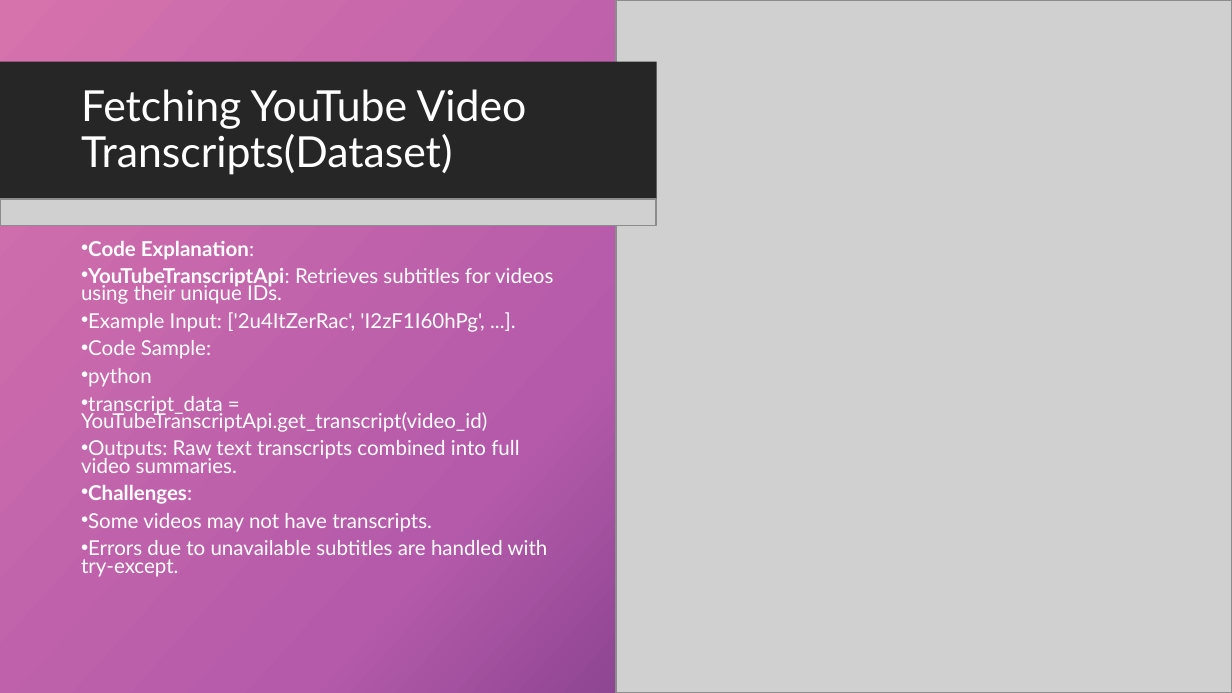
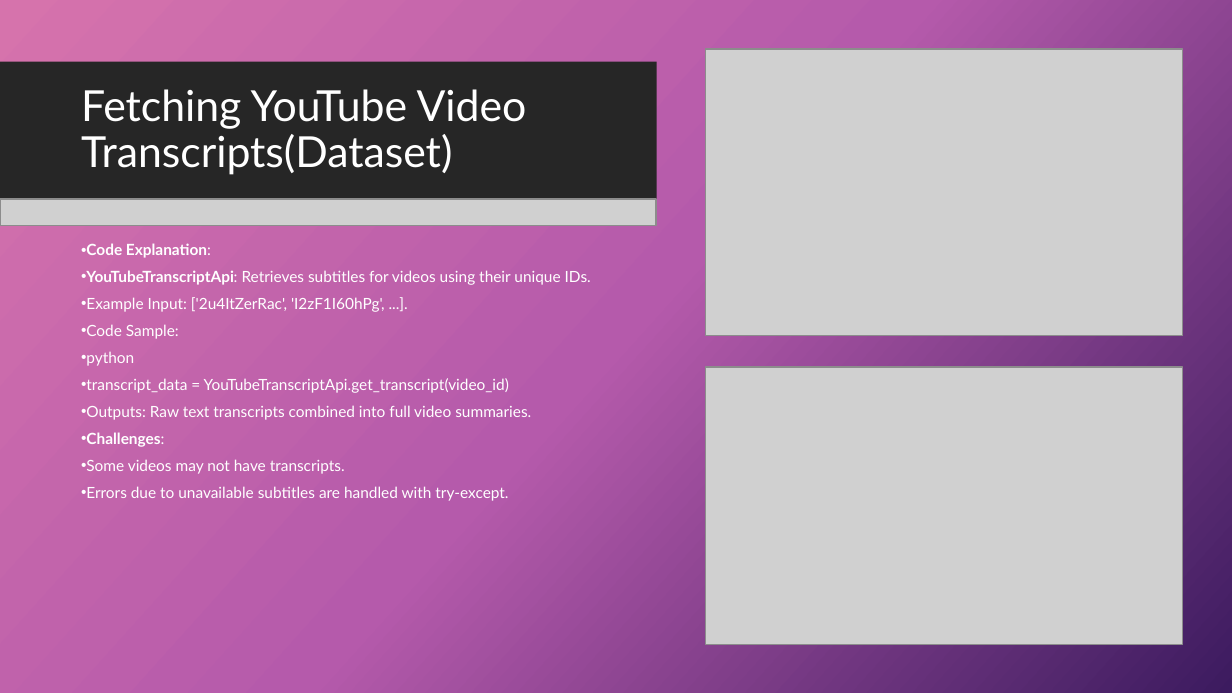
Before and after one commit to mehakhafeez/AIChatbot-for-Pros-and-Cons-of-living-in-Germany, a slide deck: slide 4 of Final Project Presentation.pptx. Drawn at 1232x693 pixels with LibreOffice and Linux fonts; fonts in the diff are those of the drawing; grey boxes stand for pictures; background and template pictures are left out. Boxes give left, top, right and bottom in pixels: in the first picture for what was removed or moved away, otherwise in the second. Text is boxed around its words. In the diff, an @@ line names an element or a change of style, - is before the commit and + after.

```diff
--- a/Final Project Presentation.pptx
+++ b/Final Project Presentation.pptx
@@ picture: place and size @@
-picture at [616, 0, 1232, 692]
+picture at [706, 49, 1183, 336]
@@ text "Code Explanation:" at [81, 243, 591, 501]: size 12 to 9 pt; line spacing 0.7 to 0.9 @@
@@ picture added at [706, 367, 1183, 644] @@
```
Also in this commit, not shown: 3 other slides changed.
